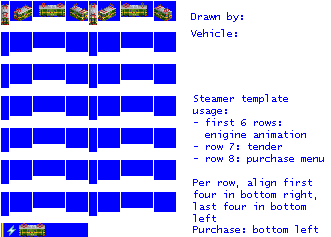
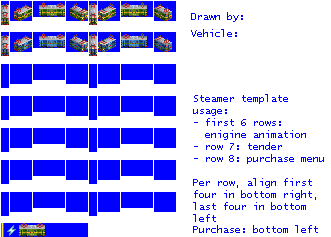
Before/after of a 331×237 layered artwork. What changed in the layer stack:
painted on "empty.png" over <box>1,33,172,56</box>
